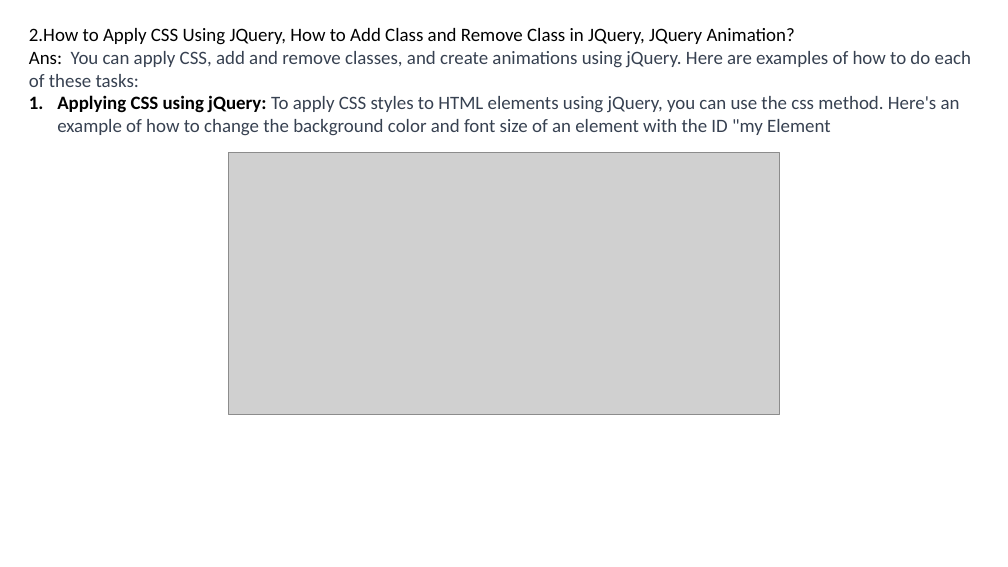
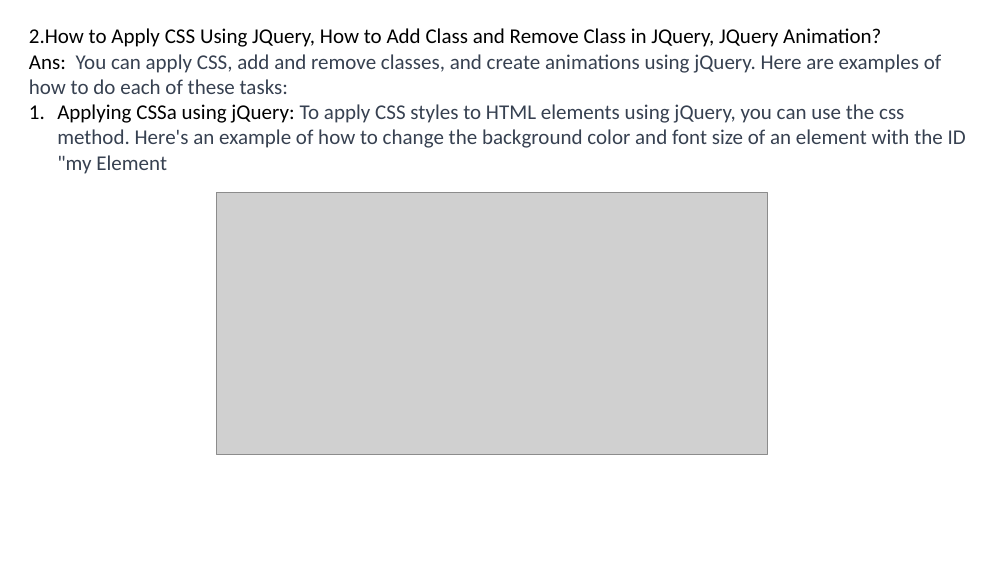
Before and after one commit to Prem3039/task, a slide deck: slide 2 of jqurey resubmit.pptx. Drawn at 1008x567 pixels with LibreOffice and Linux fonts; fonts in the diff are those of the drawing; grey boxes stand for pictures. Boxes give left, top, right and bottom in pixels: in the first picture for what was removed or moved away, otherwise in the second. Text is boxed around its words. In the diff, an @@ line names an element or a change of style, - is before the commit and + after.

```diff
--- a/jqurey resubmit.pptx
+++ b/jqurey resubmit.pptx
@@ text at (29,28,942,94): size 18 to 20 pt in "2.How to Apply CSS Using JQuery, How ...", "Ans: You can apply CSS, add and ..." @@
@@ text at (57,104,966,174): text changed; size 18 to 20 pt @@
-1. Applying CSS using jQuery: To apply CSS styles to HTML elements using jQuery, you can use the css method. Here's an example of how to change the background color and font size of an element with the ID "my Element
+1. Applying CSSa using jQuery: To apply CSS styles to HTML elements using jQuery, you can use the css method. Here's an example of how to change the background color and font size of an element with the ID "my Element
@@ picture: place and size @@
-picture at (228,153,780,414)
+picture at (216,193,768,454)
```
Also in this commit, not shown: 3 other slides changed, 6 slides added, 5 slides removed.
